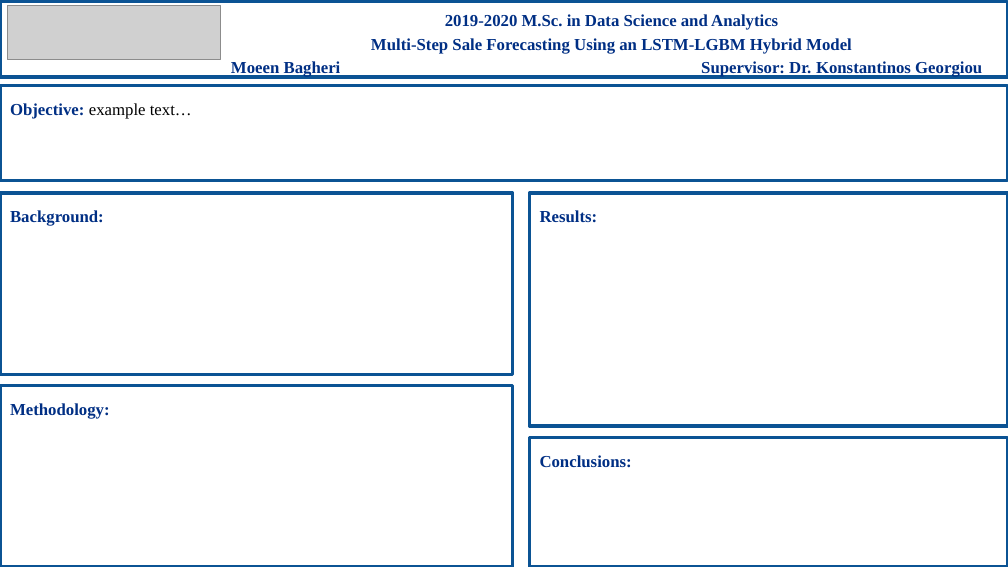
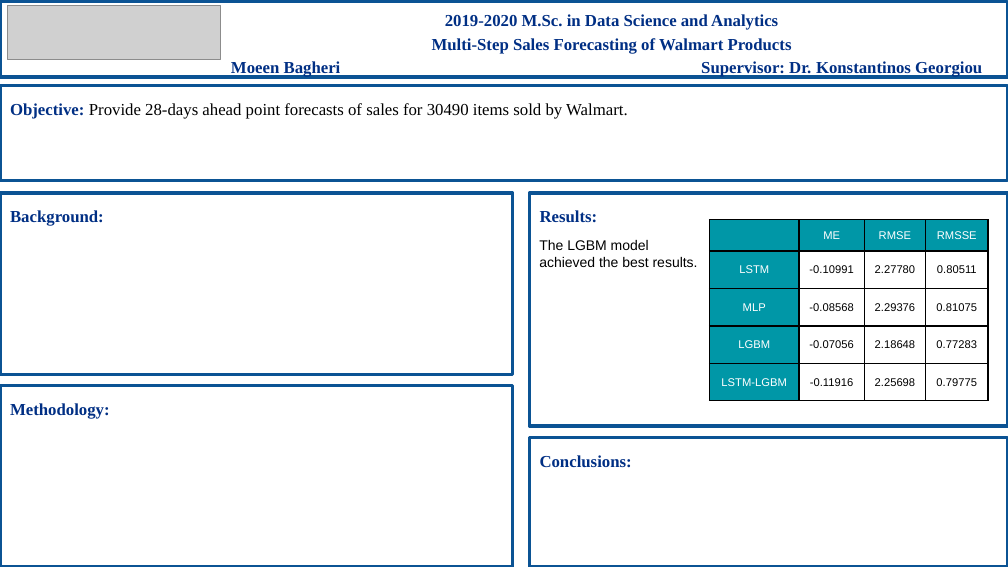
Before and after one commit to bagherig/walmart-forecasting, a slide deck: slide 1 of report/Moeen Bagheri - Poster.pptx. Drawn at 1008x567 pixels with LibreOffice and Linux fonts; fonts in the diff are those of the drawing; grey boxes stand for pictures. Boxes give left, top, right and bottom in pixels: in the first picture for what was removed or moved away, otherwise in the second. Text is boxed around its words. In the diff, an @@ line names an element or a change of style, - is before the commit and + after.

Commit message:
Started the poster

```diff
--- a/report/Moeen Bagheri - Poster.pptx
+++ b/report/Moeen Bagheri - Poster.pptx
@@ text at (432, 38, 792, 54): text changed @@
-Multi-Step Sale Forecasting Using an LSTM-LGBM Hybrid Model
+Multi-Step Sales Forecasting of Walmart Products
@@ text in rectangle at (10, 103, 628, 119): text changed @@
-Objective: example text…
+Objective: Provide 28-days ahead point forecasts of sales for 30490 items sold by Walmart.
@@ table added at (710, 220, 989, 401), 5 rows, 4 columns @@
+ | ME | RMSE | RMSSE
+LSTM | -0.10991 | 2.27780 | 0.80511
+MLP | -0.08568 | 2.29376 | 0.81075
+LGBM | -0.07056 | 2.18648 | 0.77283
+LSTM-LGBM | -0.11916 | 2.25698 | 0.79775
@@ text added at (539, 240, 698, 267), 10 pt, text #000000 @@
+The LGBM model achieved the best results.
```
